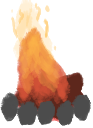
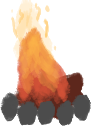
Layered file, before and after one edit (w=93, h=128). Changes by layer:
pixels changed over (14, 70, 84, 123) (layer not identified)
